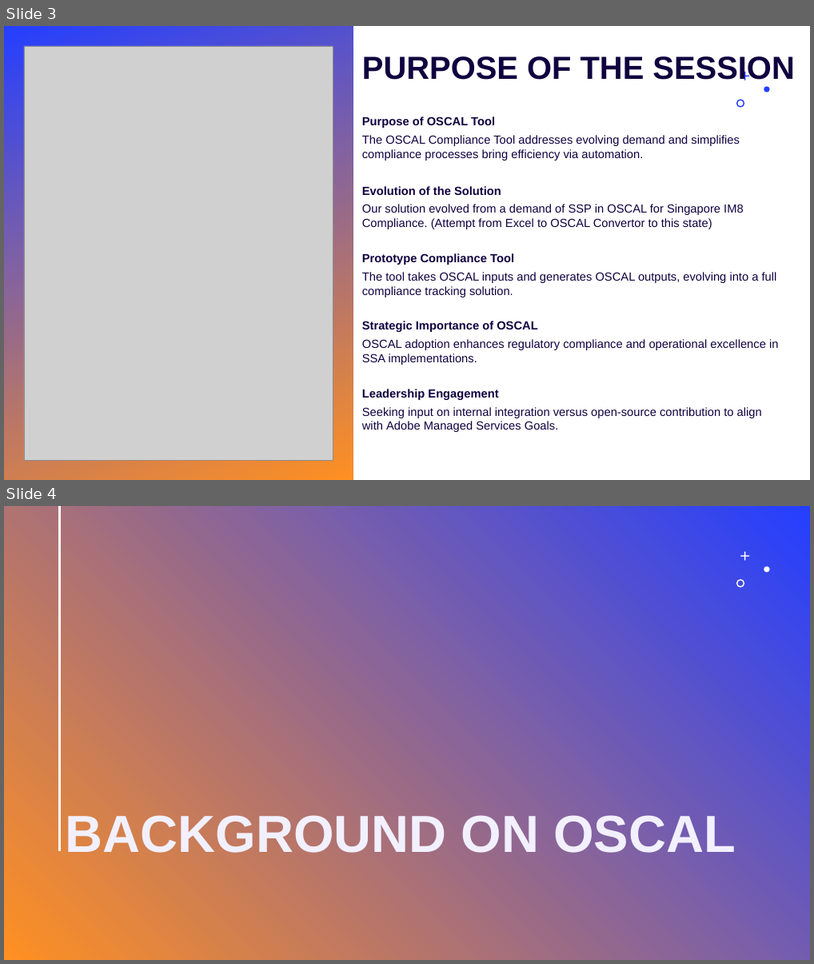
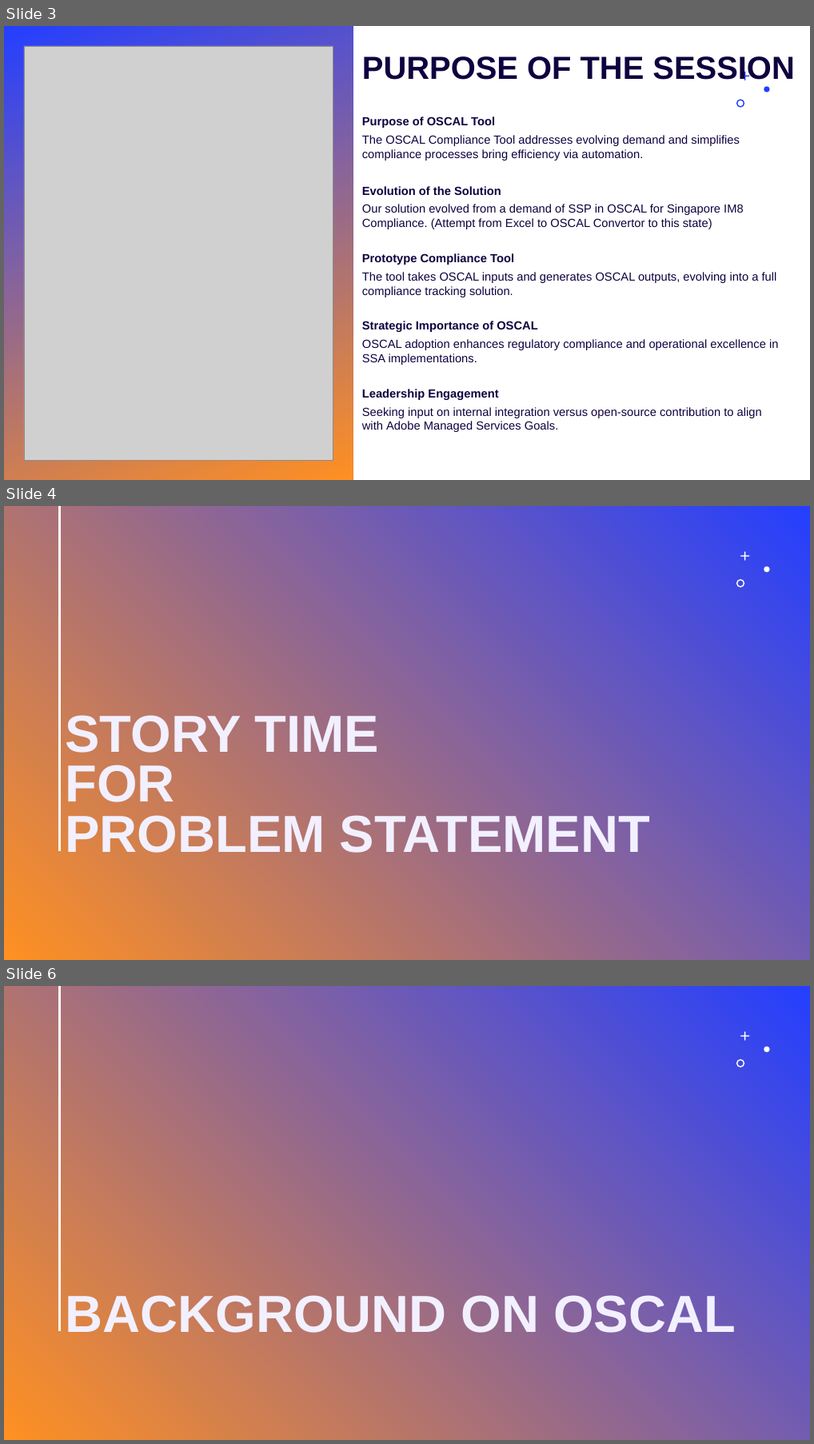
Before and after one commit to adobe/OSCAL-Reports, a slide deck: OSCAL_Compliance_Tool_Demo.pptx. Shown one above the other, each under a label of ours: slides 3 and 4 before the commit, slides 3, 4 and 6 after it; the slides between them are not shown. The pictures are 814x964 and 814x1444 pixels, drawn with LibreOffice and Linux fonts; fonts in the diff are those of the drawing; grey boxes stand for pictures. Boxes give left, top, right and bottom in pixels: in the first picture for what was removed or moved away, otherwise in the second. Text is boxed around its words. In the diff, an @@ line names an element or a change of style, - is before the commit and + after.

```diff
--- a/OSCAL_Compliance_Tool_Demo.pptx
+++ b/OSCAL_Compliance_Tool_Demo.pptx
@@ slide 4 added at bbox=[4, 506, 810, 960], background gradient #243FFF to #FF9022; not listed: 4 template elements that a slide beside it also shows @@
@@ title added at bbox=[66, 715, 650, 861], 62 pt, text #F2F0FF, bold @@
+STORY TIME
+FOR
+PROBLEM STATEMENT
@@ what was slide 4 is now slide 6 @@
```
Also in this commit, not shown: 1 slide changed, 1 other slide added.
